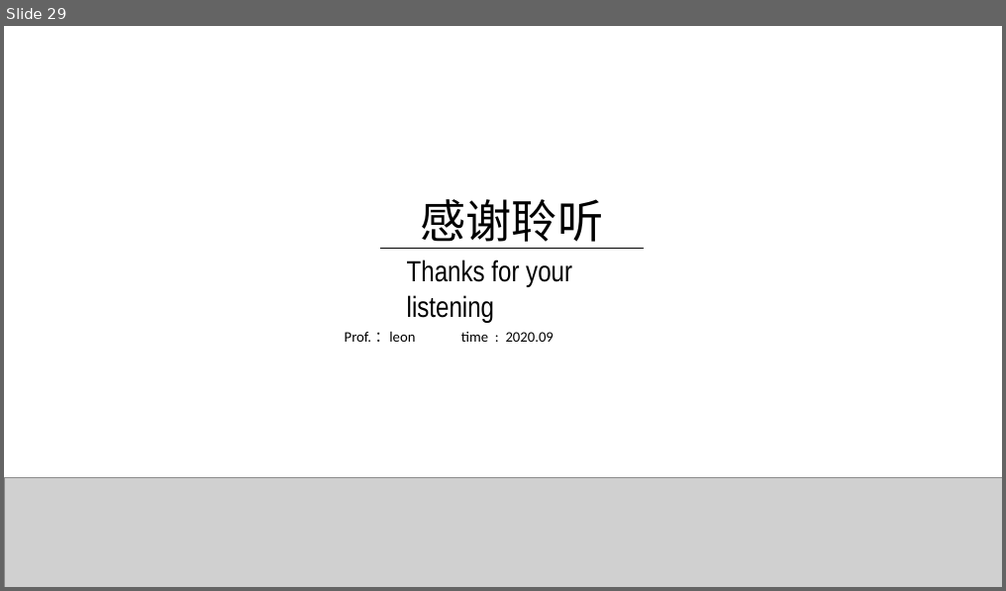
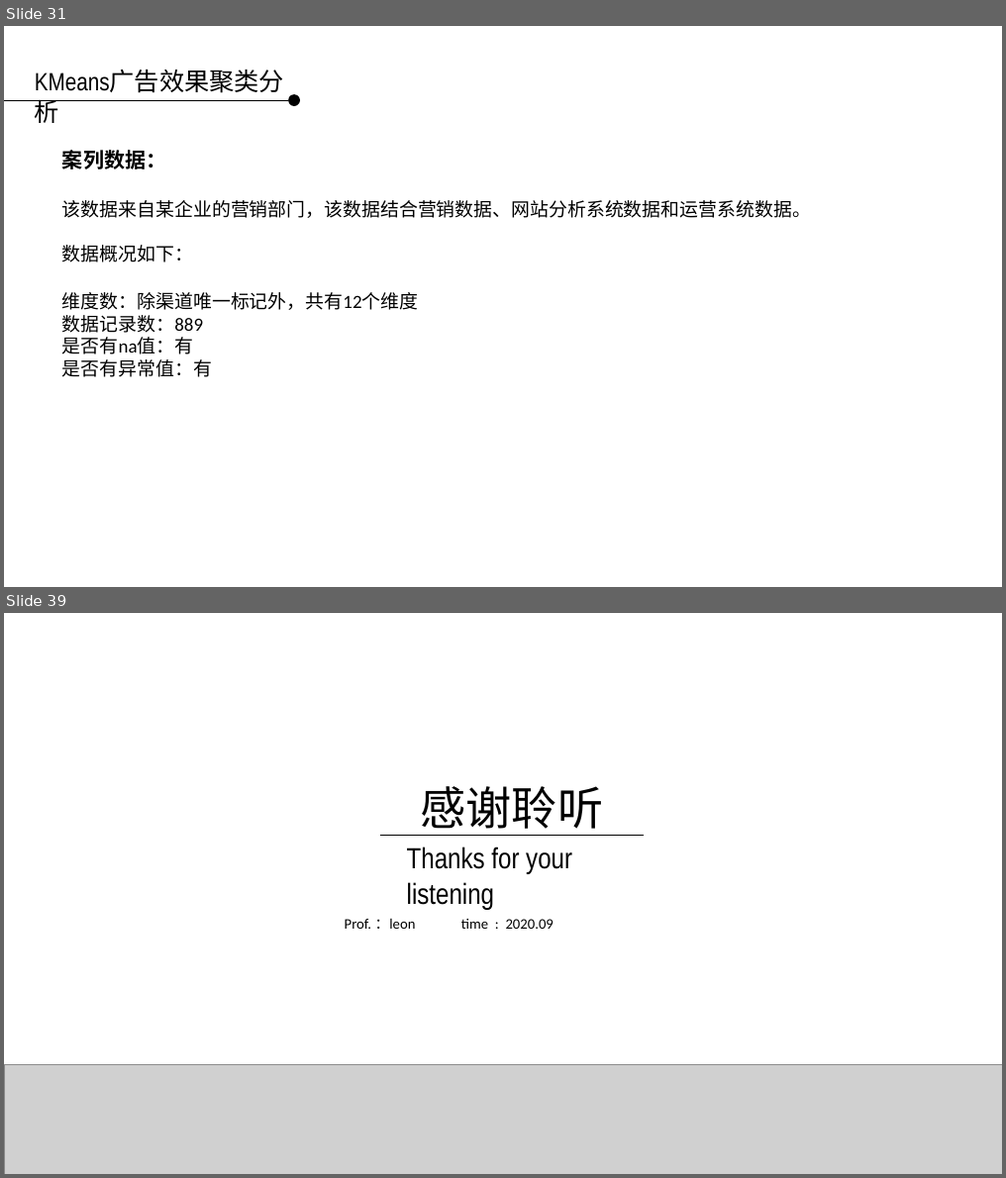
Before and after one commit to applepip/Big_Data, a slide deck: 产品大数据分析与建模/大数据分析与建模 - 聚类模型 第三讲.pptx. Shown one above the other, each under a label of ours: slide 29 before the commit, slides 31 and 39 after it; the slides between them are not shown. The pictures are 1006x591 and 1006x1178 pixels, drawn with LibreOffice and Linux fonts; fonts in the diff are those of the drawing; grey boxes stand for pictures; background and template pictures are left out. Boxes give left, top, right and bottom in pixels: in the first picture for what was removed or moved away, otherwise in the second. Text is boxed around its words. In the diff, an @@ line names an element or a change of style, - is before the commit and + after.

```diff
--- a/产品大数据分析与建模/大数据分析与建模 - 聚类模型 第三讲.pptx
+++ b/产品大数据分析与建模/大数据分析与建模 - 聚类模型 第三讲.pptx
@@ slide 31 added at (4,26,1002,587), background picture (left out) @@
@@ text added at (27,63,314,131), 24 pt, text #000000 @@
+KMeans广告效果聚类分析
@@ line added from (4, 100) to (288, 100), #000000 0.75 pt @@
@@ ellipse added at (288,95,300,107), fill #000000 @@
@@ text added at (62,150,811,377), 18 pt, text #000000 @@
+案列数据：
+该数据来自某企业的营销部门，该数据结合营销数据、网站分析系统数据和运营系统数据。
+数据概况如下：
+维度数：除渠道唯一标记外，共有12个维度
+数据记录数：889
+是否有na值：有
+是否有异常值：有
@@ what was slide 29 is now slide 39 @@
```
Also in this commit, not shown: 4 slides changed, 32 other slides added, 23 slides removed.
